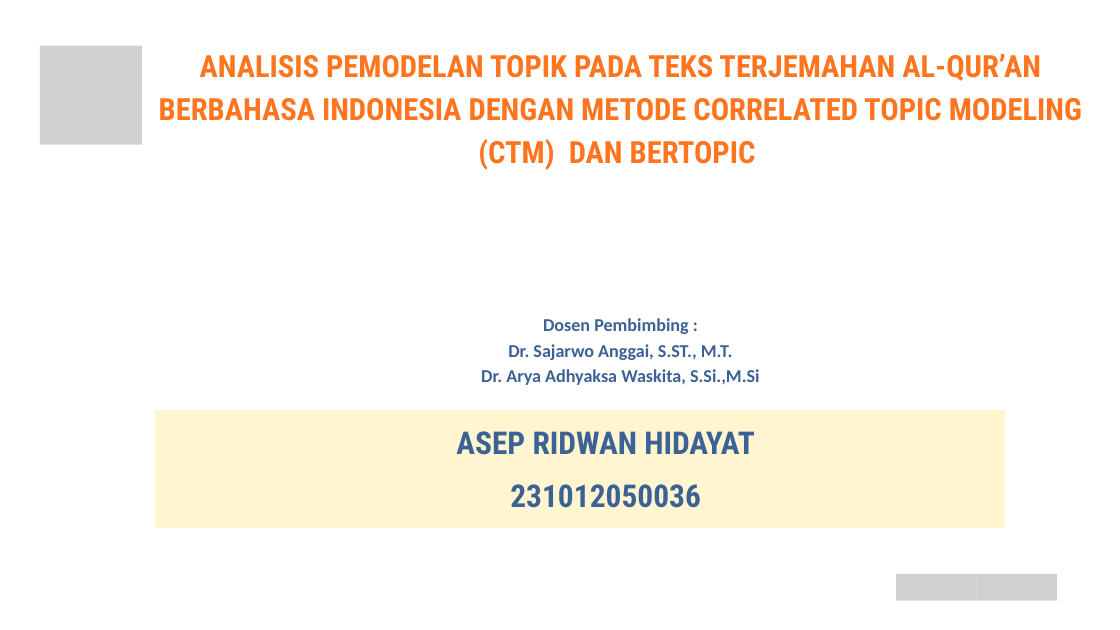
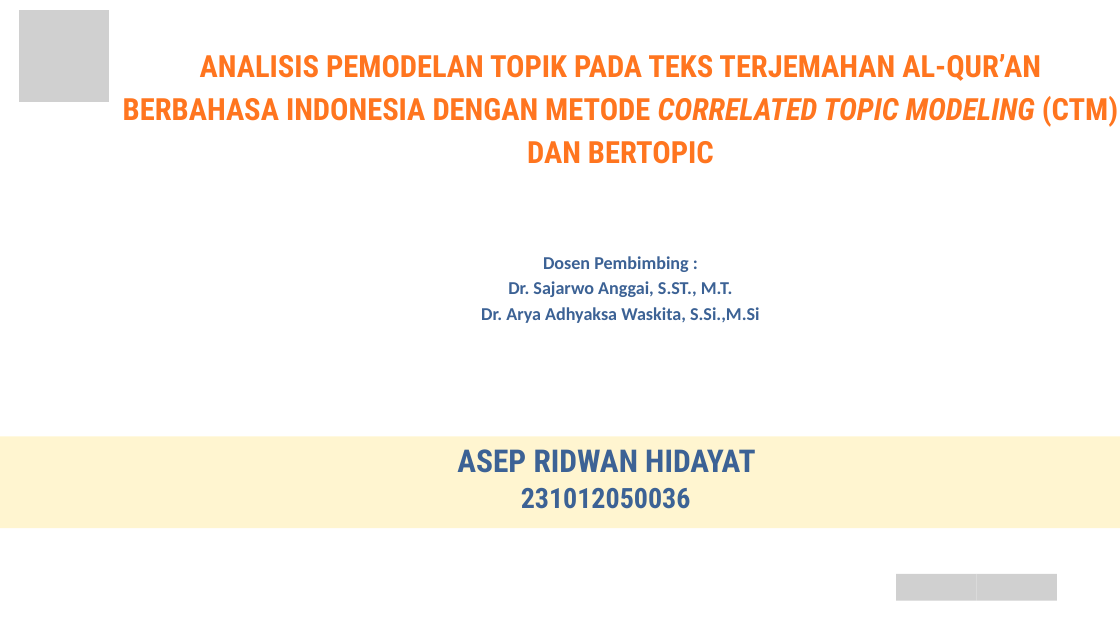
Before and after one commit to ridwan-bvk/karya-ilmiah-master, a slide deck: slide 1 of FINAL PRESENTASI ASEP RIDWAN HIDAYAT.pptx. Drawn at 1120x630 pixels with LibreOffice and Linux fonts; fonts in the diff are those of the drawing; grey boxes stand for pictures; background and template pictures are left out. Boxes give left, top, right and bottom in pixels: in the first picture for what was removed or moved away, otherwise in the second. Text is boxed around its words. In the diff, an @@ line names an element or a change of style, - is before the commit and + after.

```diff
--- a/FINAL PRESENTASI ASEP RIDWAN HIDAYAT.pptx
+++ b/FINAL PRESENTASI ASEP RIDWAN HIDAYAT.pptx
@@ picture resized from (x1=40, y1=46, x2=142, y2=145) to (x1=19, y1=10, x2=109, y2=102) @@
@@ text "ANALISIS PEMODELAN TOPIK PADA TEKS ..." at (x1=123, y1=54, x2=1118, y2=164): italic on in "CORRELATED TOPIC MODELING" @@
@@ text "Dosen Pembimbing :" moved from (x1=481, y1=318, x2=760, y2=385) to (x1=481, y1=256, x2=760, y2=323) @@
@@ freeform shape resized from (x1=155, y1=410, x2=1005, y2=529) to (x1=0, y1=436, x2=1120, y2=528) @@
@@ text "ASEP RIDWAN HIDAYAT" moved from (x1=456, y1=431, x2=755, y2=455) to (x1=457, y1=449, x2=756, y2=473) @@
@@ text "231012050036" at (x1=521, y1=488, x2=691, y2=509): size 40.4 to 36 pt @@
```
Also in this commit, not shown: 2 other files.
